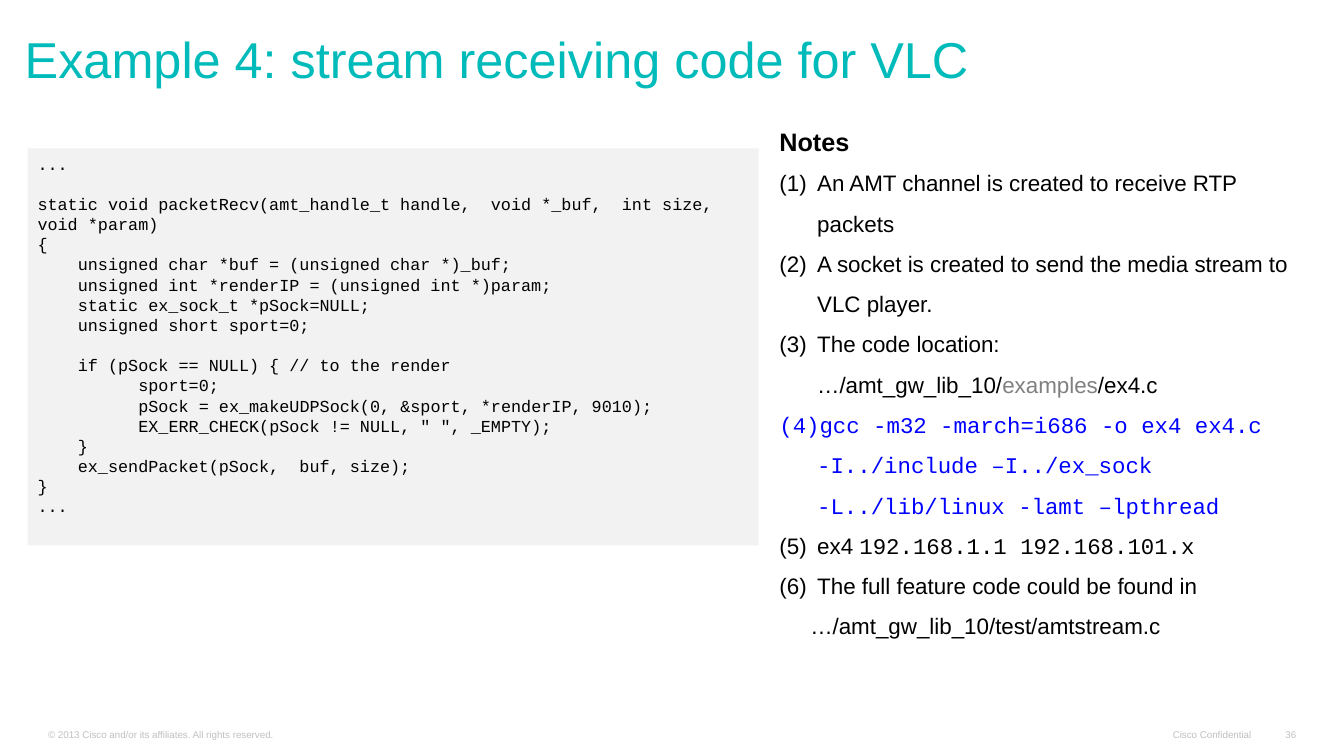
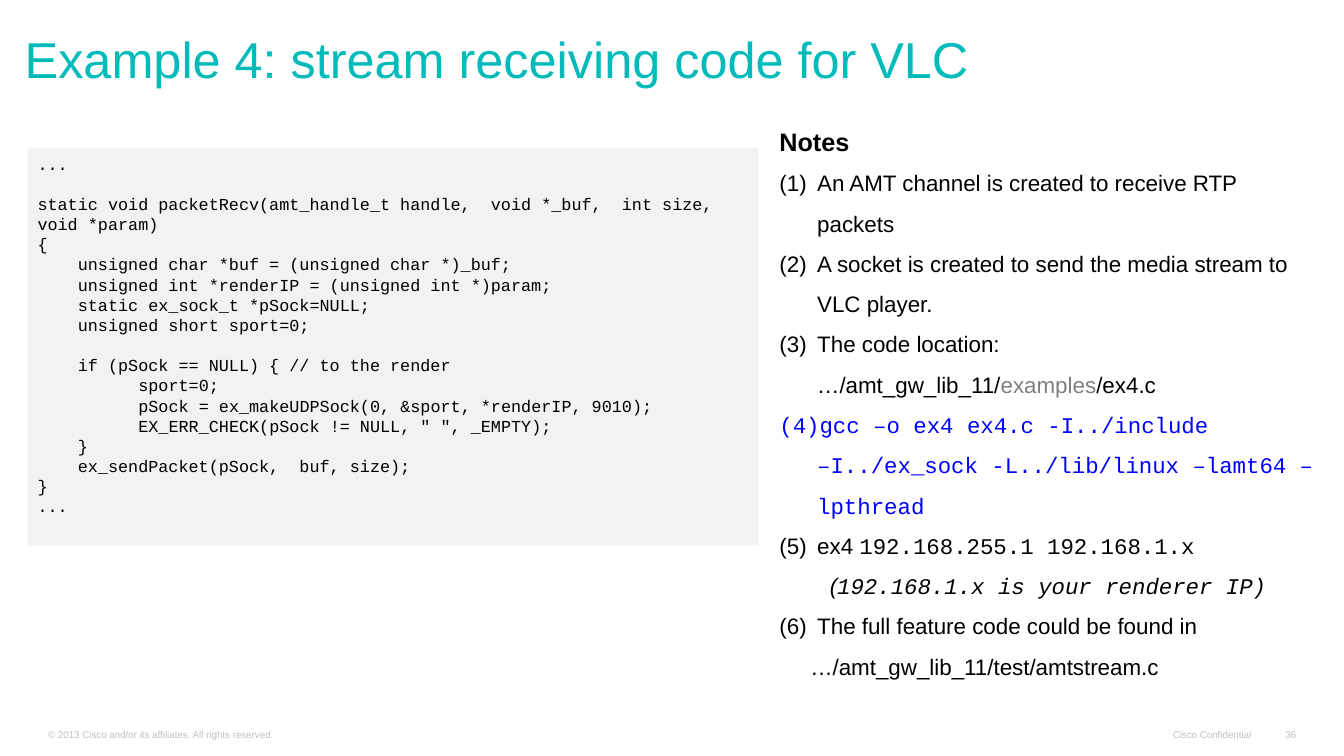
Before and after one commit to cisco/SSMAMTtools, a slide deck: slide 36 of docs/amt-gw-lib-v5.1.pptx. Drawn at 1344x756 pixels with LibreOffice and Linux fonts; fonts in the diff are those of the drawing; background and template pictures are left out. Boxes give left, top, right and bottom in pixels: in the first picture for what was removed or moved away, otherwise in the second. Text is boxed around its words. In the diff, an @@ line names an element or a change of style, - is before the commit and + after.

```diff
--- a/docs/amt-gw-lib-v5.1.pptx
+++ b/docs/amt-gw-lib-v5.1.pptx
@@ text at [779, 335, 1287, 599]: text changed; text colour #0000FF to #000000 @@
-(3) The code location: …/amt_gw_lib_10/examples/ex4.c
-(4) gcc -m32 -march=i686 -o ex4 ex4.c -I../include –I../ex_sock -L../lib/linux -lamt –lpthread
-(5) ex4 192.168.1.1 192.168.101.x
+(3) The code location: …/amt_gw_lib_11/examples/ex4.c
+(4) gcc –o ex4 ex4.c -I../include –I../ex_sock -L../lib/linux –lamt64 –lpthread
+(5) ex4 192.168.255.1 192.168.1.x
+  (192.168.1.x is your renderer IP)
@@ text at [810, 658, 1158, 680]: text changed @@
-…/amt_gw_lib_10/test/amtstream.c
+…/amt_gw_lib_11/test/amtstream.c
```
Also in this commit, not shown: 10 other slides changed, 17 other files.
